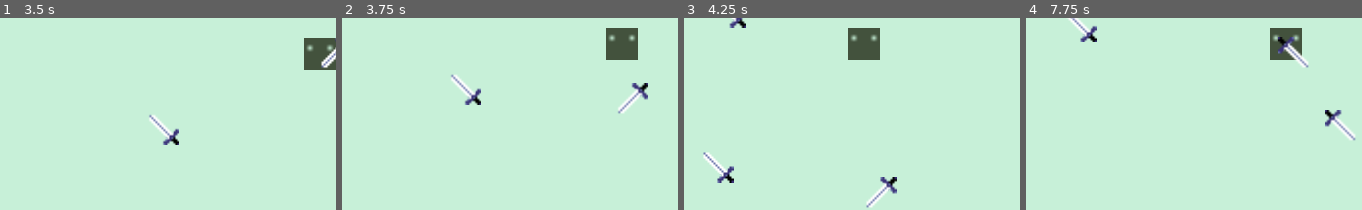
Above: before the commit, frames 1-4 (left to right).
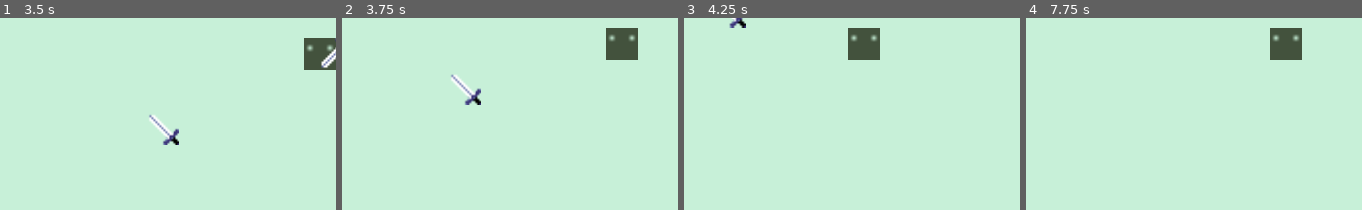
Above: after the commit, the same moments.

Repository: mstuttgart/hostile-terraqueo
Game: Godot game, scene res://Game.tscn
Same seed, same stepped clock (60 frames per second), same inputs: the game is played once before the commit and once after it.
Inputs:
- Up to frame 1 (3.5 s): hold Right (ui_right) 0.53-1.28 s; hold Down (ui_down) 1.28-2.03 s; hold Right (ui_right) 2.03-2.78 s; hold Up (ui_up) from 2.78 s (still down)
- Up to frame 2 (3.75 s): release Up (ui_up) at 3.53 s; hold Left (ui_left) from 3.53 s (still down)
- Up to frame 3 (4.25 s): keep holding Left (ui_left)
- Up to frame 4 (7.75 s): release Left (ui_left) at 5.03 s; hold Down (ui_down) 5.03-5.78 s; hold Right (ui_right) 5.78-6.53 s; hold Up (ui_up) 6.53-7.28 s; hold Right (ui_right) from 7.28 s (still down)

Frame 1 is identical in both runs. In frame 2, 0.5% of the frame differs, in the area x 82-92%, y 33-50%; in frame 3, 1.1%; in frame 4, 1.6%, in the area x 12-99%, y 0-64%.

Commit message:
Add initial gameover rotine

Diff:
--- a/HostileTerraqueo/Game.gd
+++ b/HostileTerraqueo/Game.gd
@@ -37,3 +37,6 @@
 # Get signal 'gameover' from Player node
 func _on_Player_gameover():
     print('Gameover')
+
+    # Stop Junk spawn Timer
+    $JunkSpawnTimer.stop()
--- a/HostileTerraqueo/Player.gd
+++ b/HostileTerraqueo/Player.gd
@@ -54,4 +54,6 @@
 
 
 func _on_Player_body_entered(body):
+
+    body.queue_free()
     emit_signal('gameover')
